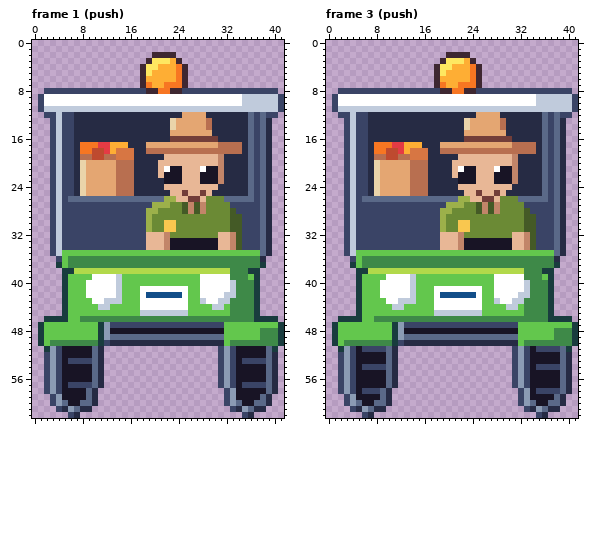
A pixel-art file gets an edit: art/hood-people/ranger-cart@88.aseprite. This is how it looked before the edit.
42x63 pixels, 12 frames. Shown: frame 1 (push), frame 3 (push). The commit also changed other frames, which this record leaves out.
Now the later version:
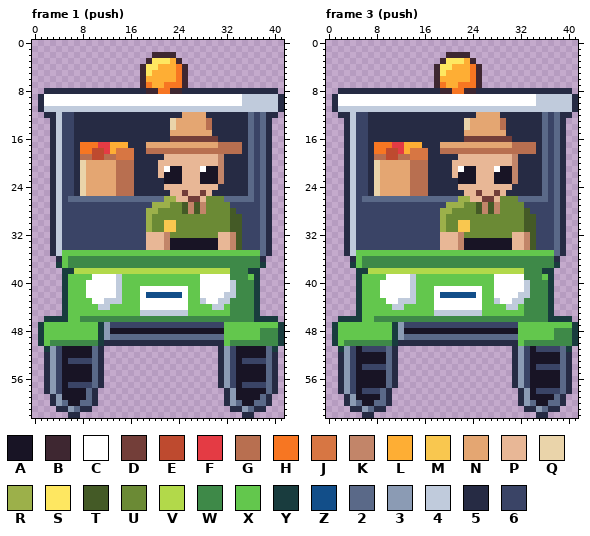
Palette (. is transparent): A #181425  B #3e2731  C #ffffff  D #733e39  E #be4a2f  F #e43b44  G #b86f50  H #f77622  J #d77643  K #c28569  L #feae34  M #f9c74f  N #e4a672  P #e8b796  Q #ead4aa  R #9cb04a  S #fee761  T #445a26  U #6b8a35  V #b2d94a  W #3e8948  X #63c74d  Y #193c3e  Z #124e89  2 #5a6988  3 #8b9bb4  4 #c0cbdc  5 #262b44  6 #3a4466
The exact change:
Frame 1 (push):
y 8: x 2..18 66666666666666666 -> 55555555555555555; x 25..40 6666666666666666 -> 5555555555555555
y 9..11: x 1 6 -> 5; x 41 6 -> 5
y 12: x 2..3 66 -> 55; x 39..40 66 -> 55
y 13..35: x 3 6 -> 5
y 36: x 4 6 -> 5
y 50: x 12 6 -> 5
y 51: x 31 6 -> 5
y 52..57: x 2 6 -> 5; x 31 6 -> 5
y 58: x 2 6 -> 5; x 32 6 -> 5
y 59..60: x 3 6 -> 5; x 32 6 -> 5
y 61: x 4 6 -> 5; x 33 6 -> 5
y 62: x 6 6 -> 5; x 35 6 -> 5
Frame 3 (push): the same change as frame 1 (push)
